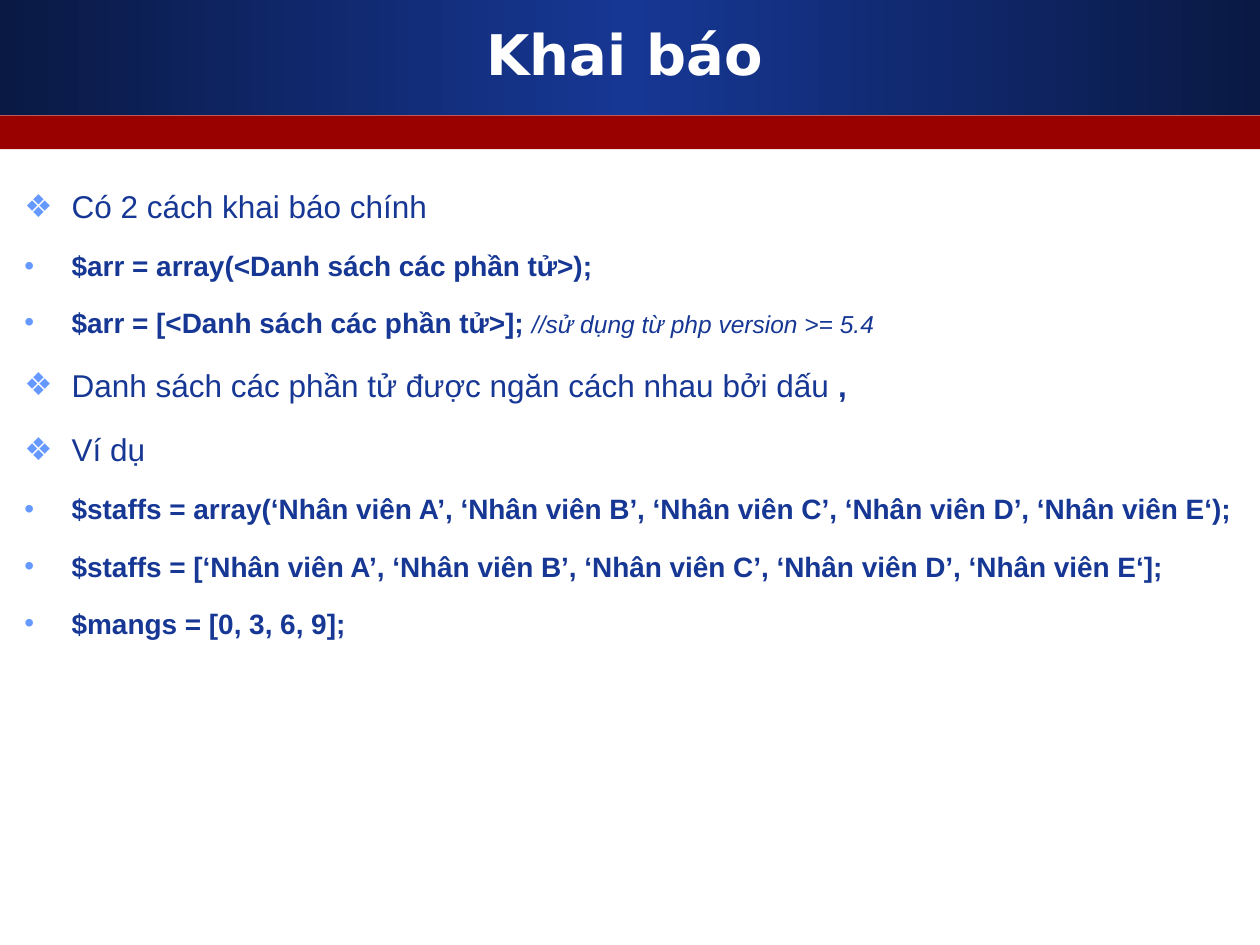
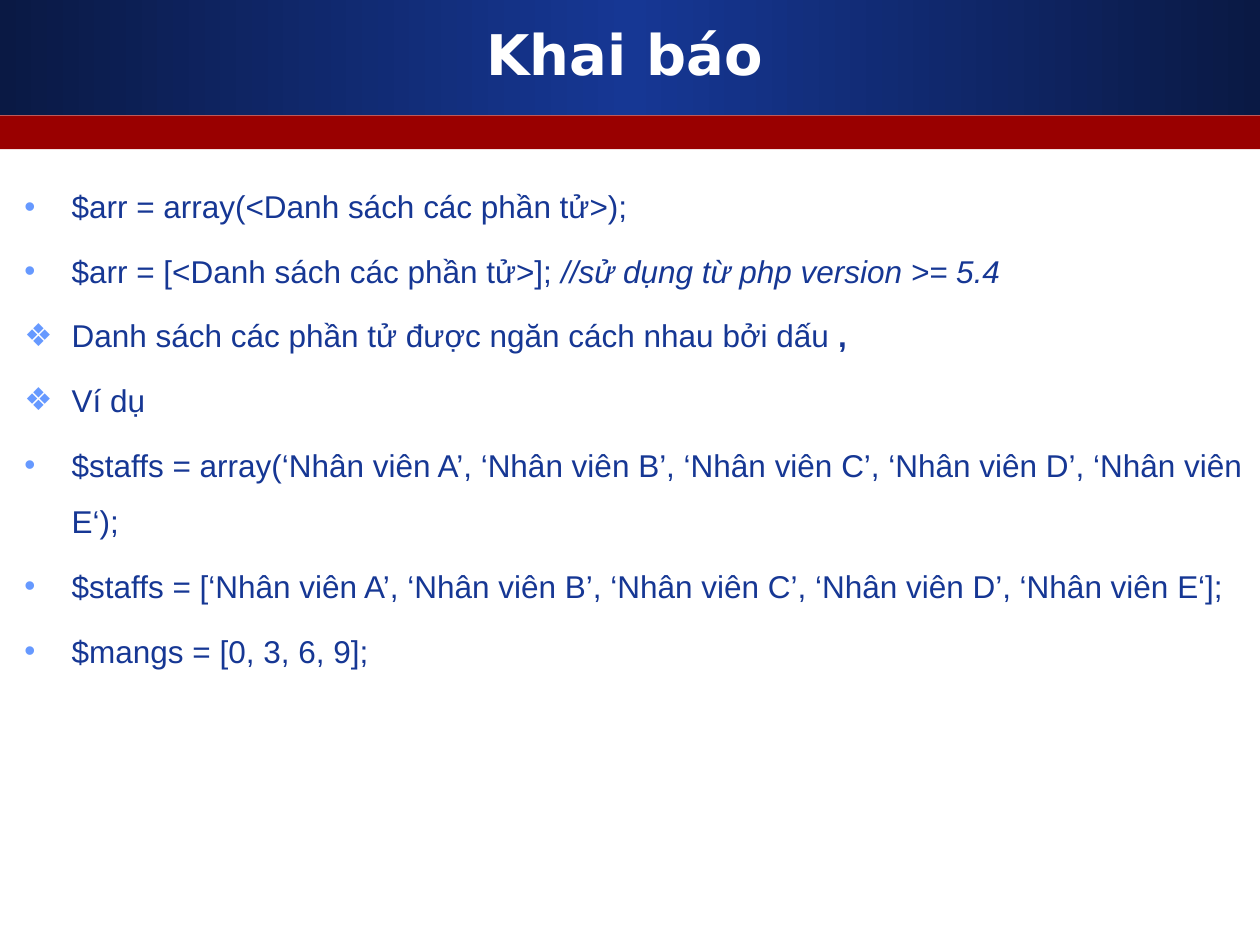
Before and after one commit to melng124/php39_devpro, a slide deck: slide 4 of Day12_PHP_Function_Custom_Include_Require_Function_Scope_Variable/Slides/4_Array_Foreach.ppt. Drawn at 1260x945 pixels with LibreOffice and Linux fonts; fonts in the diff are those of the drawing. Boxes give left, top, right and bottom in pixels: in the first picture for what was removed or moved away, otherwise in the second. Text is boxed around its words. In the diff, an @@ line names an element or a change of style, - is before the commit and + after.

Commit message:
slide array

```diff
--- a/Day12_PHP_Function_Custom_Include_Require_Function_Scope_Variable/Slides/4_Array_Foreach.ppt
+++ b/Day12_PHP_Function_Custom_Include_Require_Function_Scope_Variable/Slides/4_Array_Foreach.ppt
@@ text at box(72, 194, 427, 219): paragraph removed @@
-❖ Có 2 cách khai báo chính
@@ text at box(72, 193, 1242, 669): size 16 to 18 pt, bold off in "$arr = array(<Danh sách các phần tử>);", "$arr = [<Danh sách các phần tử>];", "$staffs = array(‘Nhân viên A’, ‘Nhân viên ...", "$staffs = [‘Nhân viên A’, ‘Nhân viên ..." and 1 more places; size 14 to 18 pt in "//sử dụng từ php version >= 5.4"; more space between paragraphs @@
```
Also in this commit, not shown: 3 other slides changed, 1 other file.
